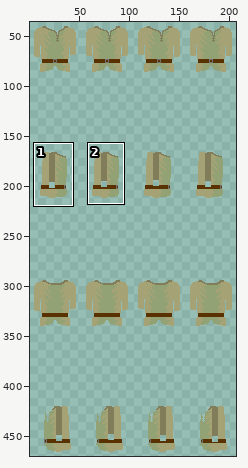
Sprite sheet -- assets/playerCustom/clothingTop/tunicNatural.png. The picture above shows the old version from afar; the outline marks the close-up.
Close-up. Old version:
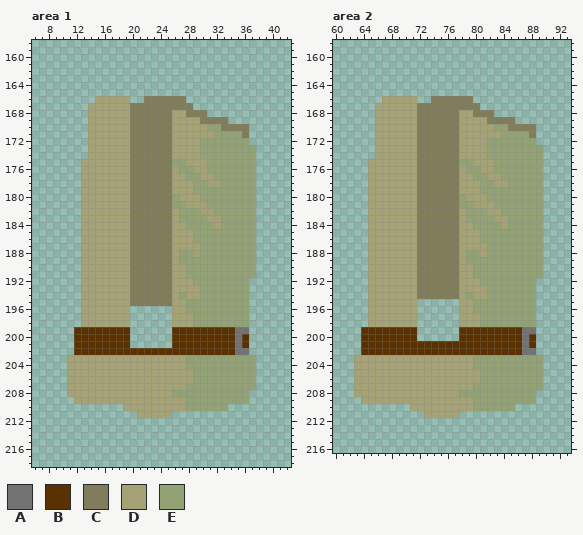
The file is 208x507 pixels. Colours within 5 levels of each other are drawn and written as one. Shown: area 1: x 6..42, y 158..218; area 2: x 60..93, y 158..216. The wide view leaves out empty margins. The commit also changed other parts of the picture, which this record leaves out.
Palette (. is transparent): A #727272  B #5a3100  C #817d5a  D #a5a275  E #92a275
The same view after the edit:
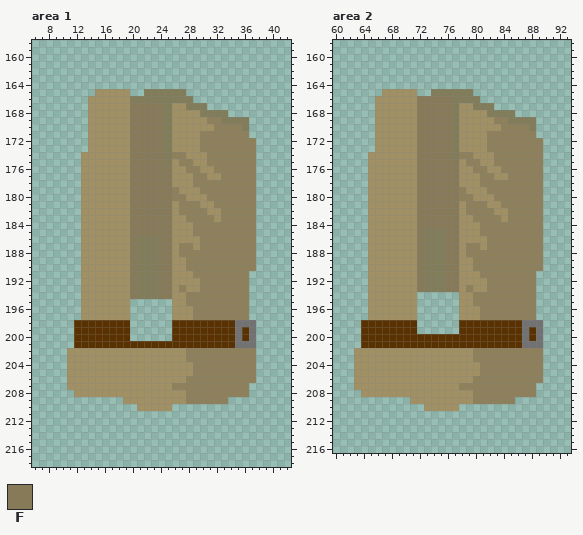
Colours new in this view: F #877a58
Changes in this commit:
colour D: #a5a275 -> #a09063
colour E: #92a275 -> #8e805b
Changed rows in their new state; - is a pixel that keeps its letter.
Area 1:
first column x 11:
165 ----DDDDD--CCCCCC----------
166 ---D-----CC------C---------
167 ---------FFFFF-DD-CC-------
168 ---------FFFFF---DD-CCC----
169 ---------FFFFF-----DEE-CCC-
170 ---------FFFFF------D-EEE--
171 ---------FFFFF-----EE----E-
172 ---------FFFFF------------E
173 ---------FFFFF-------------
174 --D------FFFFF-EE--D-------
175 ---------FFFFF-D-E---------
176 ---------FFFFFF-D-E-D------
177 ---------FFFFFF--D-E-D-----
178 ---------FFFFFF-----EE-----
179 ---------FFFFFFE--D--------
180 ---------FFFFFF-E--D-------
181 ---------FFFFFFD-EE-D------
182 ---------FFFFFF----E-D-----
183 ---------FFFFFF-D---E------
184 ---------FFFFFF--D---E-----
185 ---------FFFFFF------------
186 ---------F---FF---D--------
187 ---------F---FF-EE---------
188 ---------F---FF---E--------
189 ---------F---FF-D----------
190 ---------F---FF------------
191 ---------F---FF--D--------.
192 ---------F---FF---D--------
193 ---------F---FF-E----------
194 ---------F---FF-DEE--------
195 ---------......------------
196 -----------------D---------
198 -BBBBBBBB------BBBBBBBBBAAA
199 -------------------------BA
200 --------------------------A
201 ---------BBBBBB----------AA
202 DDDDDDDDDDDDDDDDDEEEEEEEEEE
204 -----------------D---------
206 -----------------E---------
207 ---------------EE---------.
208 .--------------DD----------
209 -.......---------------...-
210 --------..-----........----
211 ----------.....------------
Area 2:
first column x 63:
165 ----DDDDD--CCCCCC----------
166 ---D-----FFFFF---C---------
167 ---------FFFFF-DD-CC-------
168 ---------FFFFF---DD-CCC----
169 ---------FFFFF-----DEE-CCC-
170 ---------FFFFF------D-EEE--
171 ---------FFFFF-----EE----E-
172 ---------FFFFF------------E
173 ---------FFFFF-------------
174 --D------FFFFF-EE--D-------
175 ---------FFFFFFD-E---------
176 ---------FFFFFF-D-E-D------
177 ---------FFFFFF--D-E-D-----
178 ---------FFFFFF-----EE-----
179 ---------FFFFFFE--D--------
180 ---------FFFFFF-E--D-------
181 ---------FFFFFFD-EE-D------
182 ---------FFFFFF----E-D-----
183 ---------FFFFFF-D---E------
184 ---------FFFFFF--D---E-----
185 ---------F---FF------------
186 ---------F---FF---D--------
187 ---------F---FF-EE---------
188 ---------F---FF---E--------
189 ---------F---FF-D----------
190 ---------F---FF------------
191 ---------F---FF--D--------.
192 ---------F---FF---D--------
193 ---------F---FF-E----------
194 ---------......-DEE--------
196 -----------------D---------
198 -BBBBBBBB------BBBBBBBBBAAA
199 -------------------------BA
200 ---------BBBBBB-----------A
201 -------------------------AA
202 DDDDDDDDDDDDDDDDDEEEEEEEEEE
204 -----------------D---------
206 -----------------E---------
207 ---------------EE---------.
208 .--------------DD----------
209 -.......---------------...-
210 --------..-----........----
211 ----------.....------------
